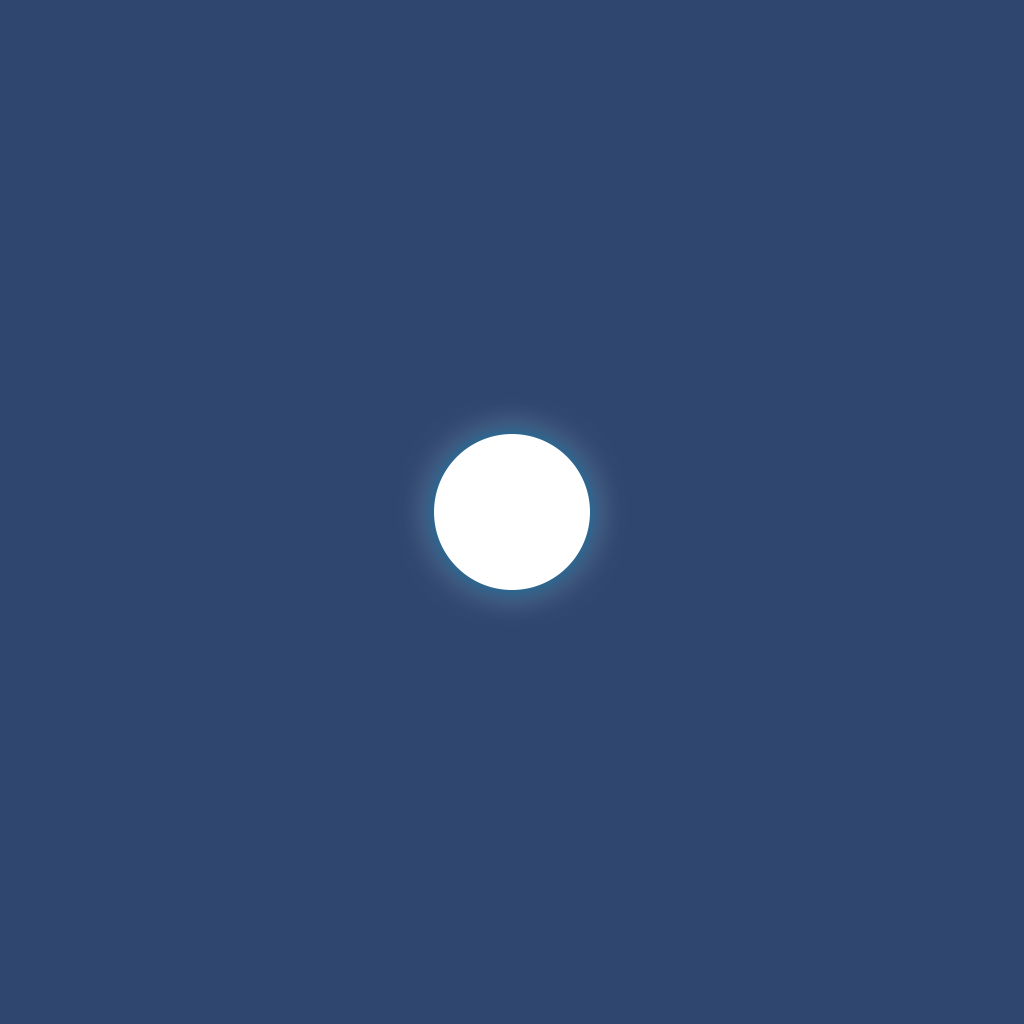
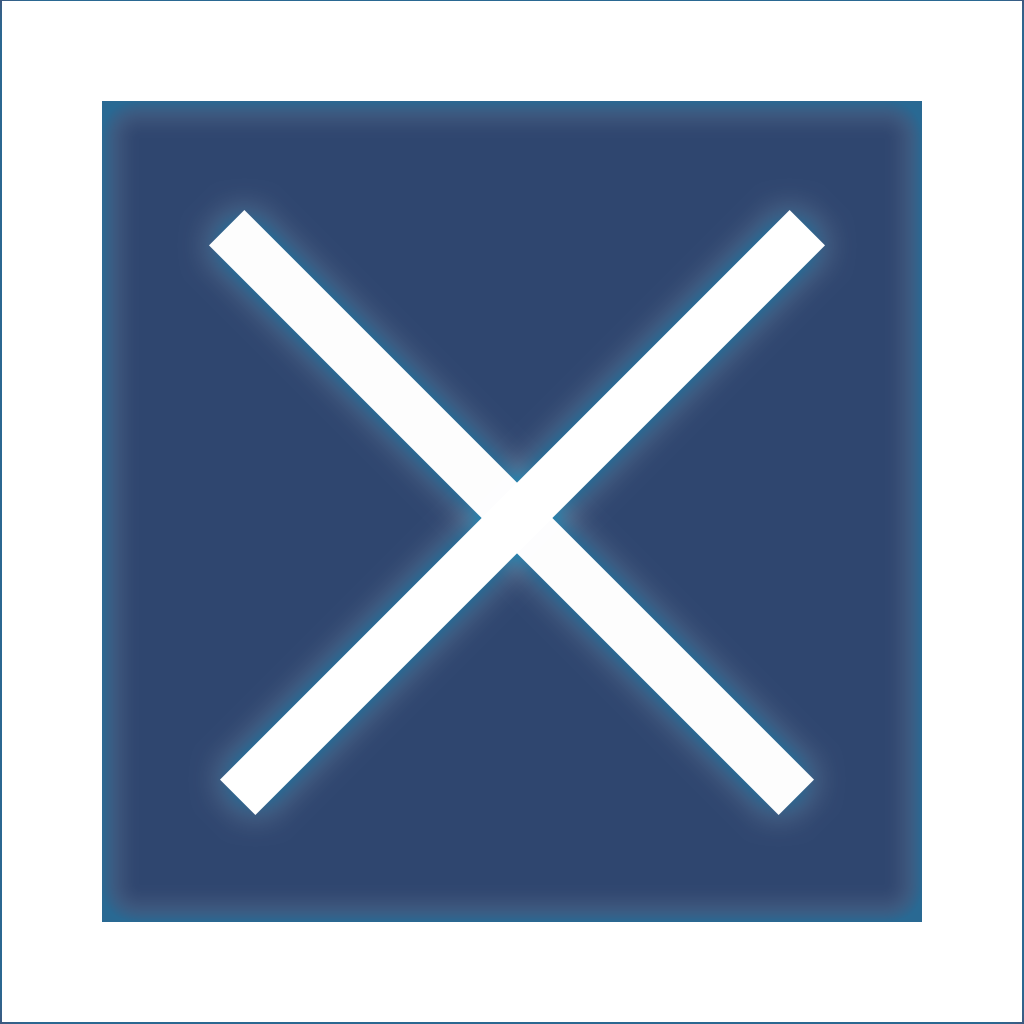
Layer changes from the first (1024, 1024) image to the second:
added layer "Rectangle 1" above "Ellipse 1" over [2, 1, 1022, 1022]
hid "Ellipse 1" over [434, 434, 590, 590]
showed "Shape 1" (1st of 2) over [209, 210, 814, 815]
showed "Shape 1" (2nd of 2) over [220, 210, 825, 815]
hid "Layer 0 copy 2" over [0, 0, 1024, 1024]
hid "Layer 0 copy" over [0, 0, 1024, 1024]
